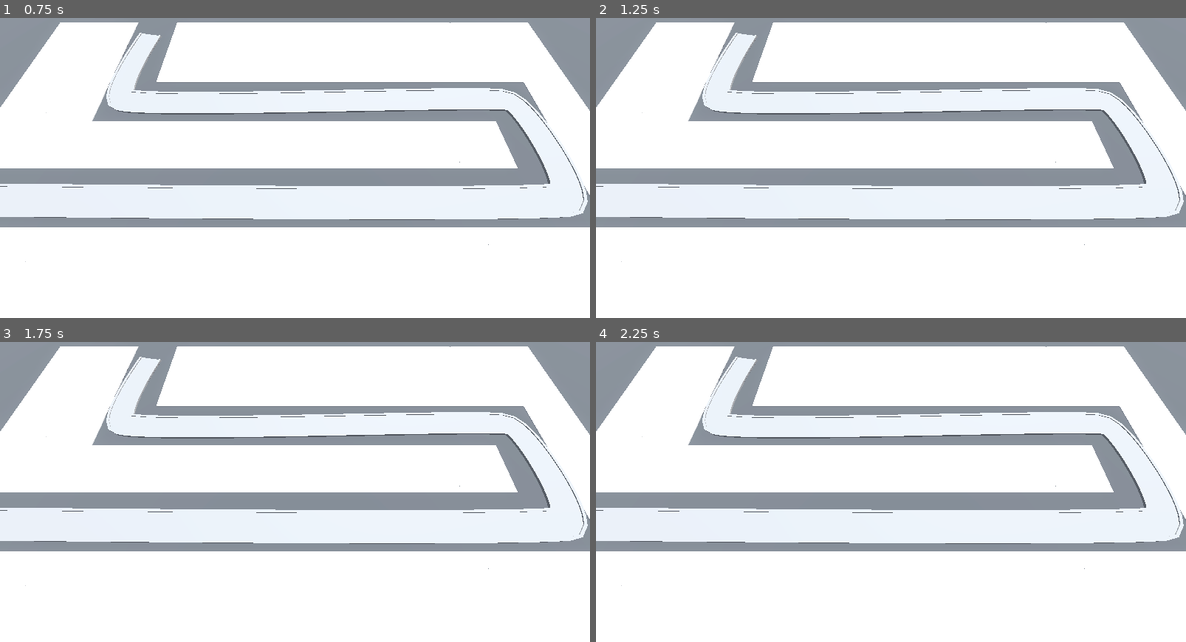
Above: before the commit, frames 1-4 (two rows, left to right).
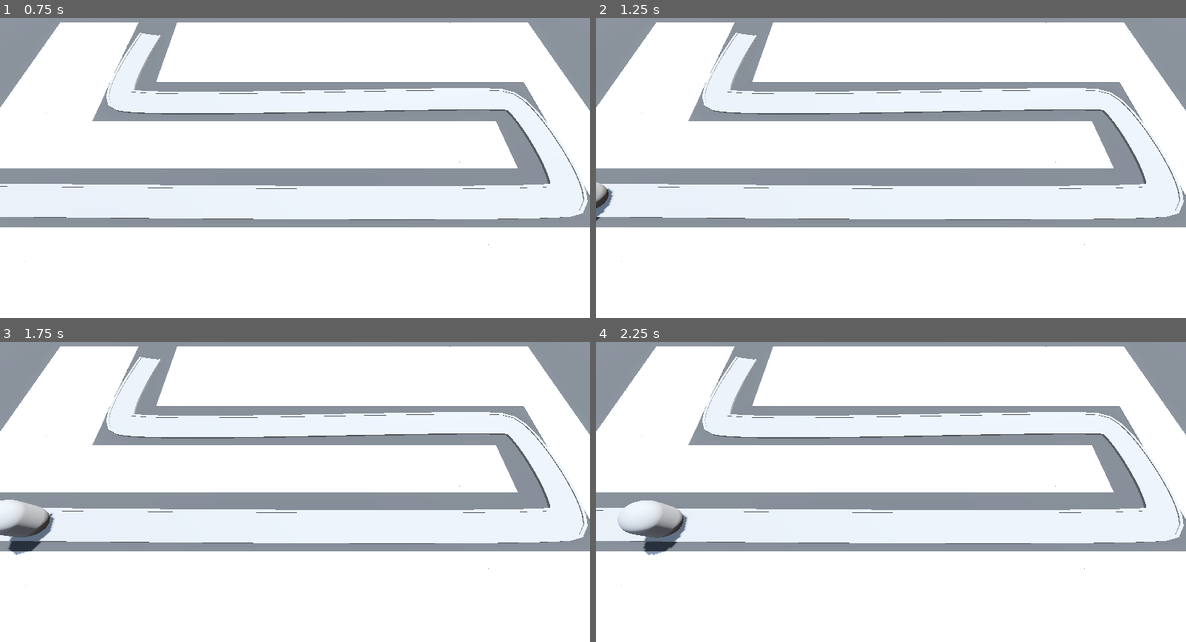
Above: after the commit, the same moments.

Repository: AhmadNasserx/tower-tiles
Game: Godot game, scene res://base_level.tscn
Two runs of this game, one before a commit and one after it. Both use one fixed random seed, a clock stepped at 60 frames per second and the inputs below. Before the commit the project has no main scene; this scene is started directly in both runs.
Inputs:
- Up to frame 1 (0.75 s): tap Enter at 0.5 s
- Up to frame 2 (1.25 s): no input
- Up to frame 3 (1.75 s): no input
- Up to frame 4 (2.25 s): no input

Frame 1 is identical in both runs. In frame 2, 0.2% of the frame differs, in the area x 0-4%, y 54-68%; in frame 3, 1.1%; in frame 4, 1.1%, in the area x 3-16%, y 52-72%.

Commit message:
pathfollow3D enemy

Diff:
--- /dev/null
+++ b/Enemy/enemy.gd
@@ -0,0 +1,7 @@
+extends PathFollow3D
+
+@export var speed: float = 5
+
+# Called every frame. 'delta' is the elapsed time since the previous frame.
+func _process(delta: float) -> void:
+	progress += speed*delta
--- /dev/null
+++ b/Enemy/enemy.tscn
@@ -0,0 +1,15 @@
+[gd_scene load_steps=3 format=3 uid="uid://dme6fed7i15f8"]
+
+[ext_resource type="Script" path="res://Enemy/enemy.gd" id="1_ehrti"]
+
+[sub_resource type="CapsuleMesh" id="CapsuleMesh_dog67"]
+radius = 1.0
+height = 3.0
+
+[node name="Enemy" type="PathFollow3D"]
+transform = Transform3D(-0.000279826, 0, -0.999992, 0, 1, 0, 0.999992, 0, -0.000279826, 0, 0, 0)
+script = ExtResource("1_ehrti")
+
+[node name="MeshInstance3D" type="MeshInstance3D" parent="."]
+transform = Transform3D(1, 0, 0, 0, 1, 0, 0, 0, 1, 0, 1.5, 0)
+mesh = SubResource("CapsuleMesh_dog67")
--- a/base_level.tscn
+++ b/base_level.tscn
@@ -1,6 +1,7 @@
-[gd_scene load_steps=7 format=3 uid="uid://c4rabth1072tj"]
+[gd_scene load_steps=8 format=3 uid="uid://c4rabth1072tj"]
 
 [ext_resource type="MeshLibrary" uid="uid://cpq7e5xnbg6lt" path="res://MeshLibraries/SpaceLibrary.tres" id="1_eswxn"]
+[ext_resource type="PackedScene" uid="uid://dme6fed7i15f8" path="res://Enemy/enemy.tscn" id="2_h8q3e"]
 
 [sub_resource type="ProceduralSkyMaterial" id="ProceduralSkyMaterial_k5t2i"]
 sky_horizon_color = Color(0.64625, 0.65575, 0.67075, 1)
@@ -92,3 +93,6 @@
 path_continuous_u = true
 path_u_distance = 1.0
 path_joined = false
+
+[node name="Enemy" parent="Path3D" instance=ExtResource("2_h8q3e")]
+transform = Transform3D(-0.000279826, 0, -0.999992, 0, 1, 0, 0.999992, 0, -0.000279826, -21.4975, 0, 6.19894)
--- a/project.godot
+++ b/project.godot
@@ -11,5 +11,6 @@
 [application]
 
 config/name="Tower Tiles"
+run/main_scene="res://base_level.tscn"
 config/features=PackedStringArray("4.3", "Forward Plus")
 config/icon="res://icon.svg"
